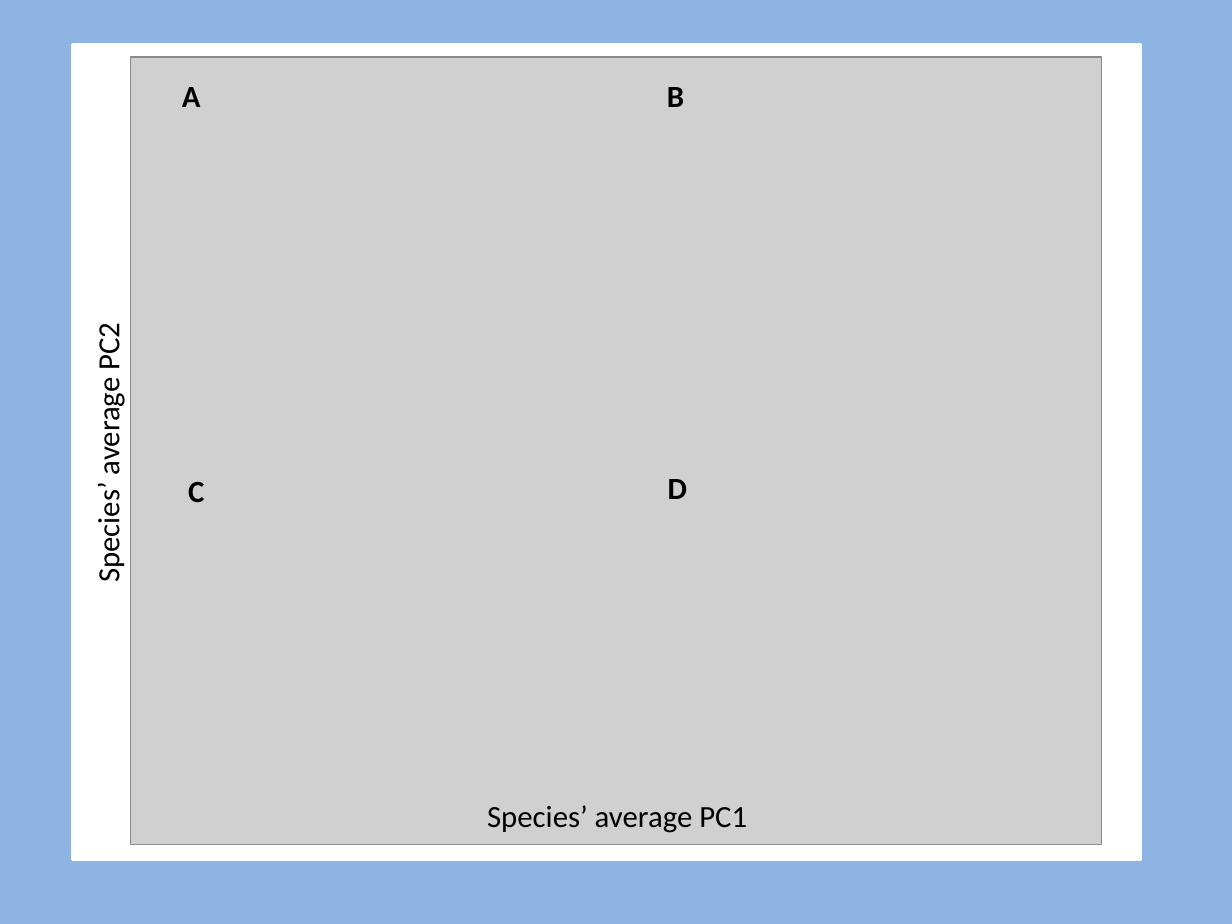
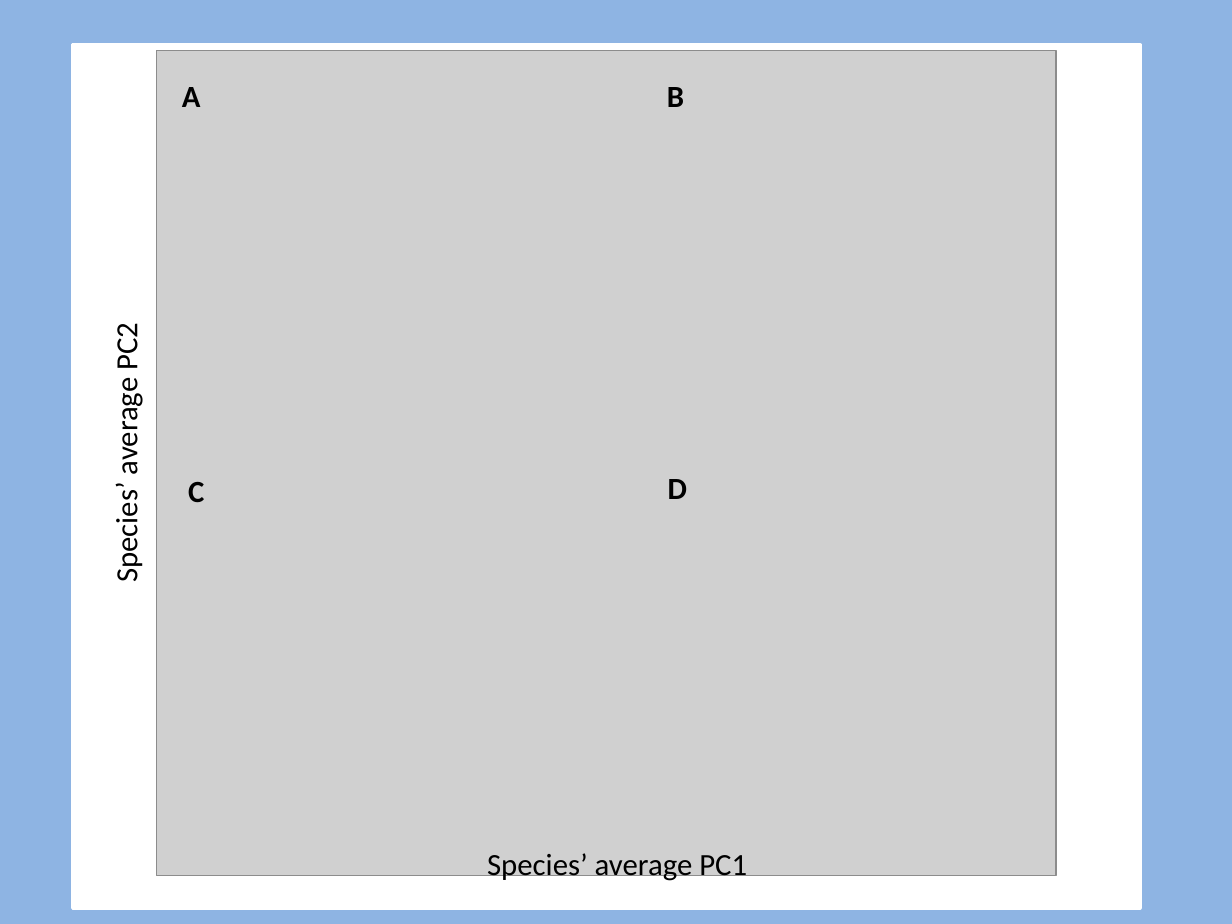
Before and after one commit to SiveFinlay/Disparity, a slide deck: slide 1 of output/shape_data/FourPlotPCA.pptx. Drawn at 1232x924 pixels with LibreOffice and Linux fonts; fonts in the diff are those of the drawing; grey boxes stand for pictures. Boxes give left, top, right and bottom in pixels: in the first picture for what was removed or moved away, otherwise in the second. Text is boxed around its words. In the diff, an @@ line names an element or a change of style, - is before the commit and + after.

```diff
--- a/output/shape_data/FourPlotPCA.pptx
+++ b/output/shape_data/FourPlotPCA.pptx
@@ rectangle: place and size @@
-rectangle at (73, 44, 1140, 859)
+rectangle at (73, 44, 1140, 908)
@@ picture: place and size @@
-picture at (131, 57, 1101, 844)
+picture at (156, 51, 1056, 876)
@@ text "Species’ average PC2": place and size @@
-text "Species’ average PC2" at (90, 327, 128, 580)
+text "Species’ average PC2" at (108, 327, 146, 580)
@@ text "Species’ average PC1": place and size @@
-text "Species’ average PC1" at (487, 805, 747, 833)
+text "Species’ average PC1" at (487, 853, 747, 884)
```
Also in this commit, not shown: 10 other files.
